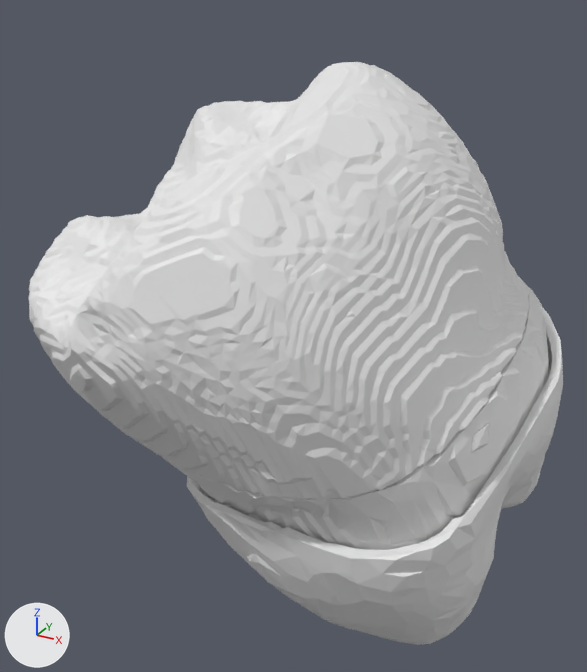
The glTF model public/models/teeth/tooth-38.glb as it was, and as the next commit left it.
Rendered twice from a 50 mm camera at (3.592, 0.706, 0.852) aimed at (2.659, 2.403, 0.004). Every picture has the same lights, and +X, +Y and +Z are marked at lower left. The first picture is the older version. Where no turn or scale is listed for an object, it has been applied to the vertices.

Before the edit, the objects in view are built like this:
```python
me_cementum_38 = bpy.data.meshes.new('cementum-38')
me_cementum_38.from_pydata(...)  # 3496 vertices, 7000 faces; spans x -0.454..0.454, y -0.628..0.628, z -0.576..0.576
me_enamel_38 = bpy.data.meshes.new('enamel-38')
me_enamel_38.from_pydata(...)  # 6002 vertices, 12000 faces; spans x -1.0..1.0, y -0.99..0.99, z -0.84..0.84
me_pdl_38 = bpy.data.meshes.new('pdl-38')
me_pdl_38.from_pydata(...)  # 2502 vertices, 5000 faces; spans x -0.444..0.444, y -0.616..0.616, z -0.53..0.53
ob_cementum_38 = bpy.data.objects.new('cementum-38', me_cementum_38)
ob_cementum_38.location = (2.839, 2.499, -0.322)
ob_enamel_38 = bpy.data.objects.new('enamel-38', me_enamel_38)
ob_enamel_38.location = (2.758, 2.213, 0.275)
ob_enamel_38.scale = (0.498, 0.498, 0.498)
ob_pdl_38 = bpy.data.objects.new('pdl-38', me_pdl_38)
ob_pdl_38.location = (2.881, 2.543, -0.4)
```
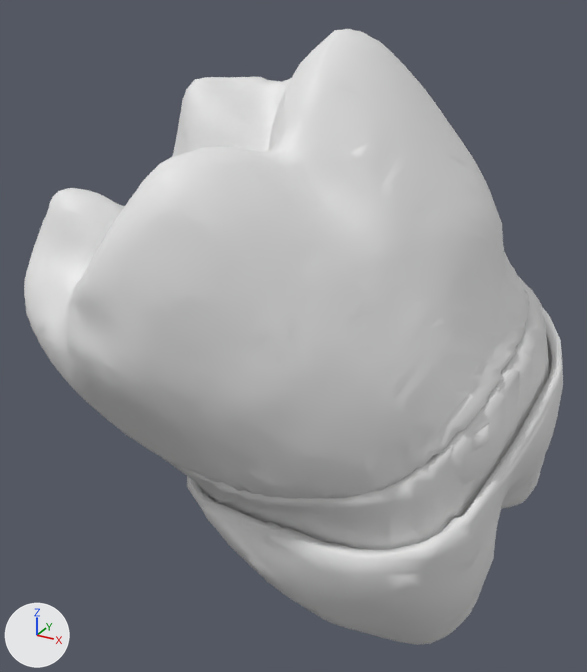
Where the newer file only moved an object's origin or applied its transform, the numbers keep the older frame.

Edits to the bpy script that builds the scene:
```text
Change me_enamel_38:
    used by ob_enamel_38; location = (2.758, 2.213, 0.275); scale = (0.498, 0.498, 0.498)
    remove me_enamel_38.from_pydata(...)  # 6002 vertices, 12000 faces; spans x -1.0..1.0, y -0.99..0.99, z -0.84..0.84
    add me_enamel_38.from_pydata(...)  # 6002 vertices, 12000 faces; spans x -0.99..0.99, y -1.0..1.0, z -0.91..0.91
    me_enamel_38 part 1: 6002 of 6002 vertices moved; they spanned x -1.0..1.0, y -0.99..0.99, z -0.84..0.84 and now span x -0.99..0.99, y -1.0..1.0, z -0.91..0.91; mean shift (-0.01, 0.0, -0.05)
Change me_cementum_38:
    where me_cementum_38.from_pydata(...)  # 3496 vertices, 7000 faces; spans x -0.454..0.454, y -0.628..0.628, z -0.576..0.576
    used by ob_cementum_38; location = (2.839, 2.499, -0.322)
    me_cementum_38 part 2: all faces are now shaded smooth (7000 of 7000 changed)
Change ob_enamel_38:
    ob_enamel_38.location: (2.758, 2.213, 0.275) -> (2.76, 2.208, 0.309)
    ob_enamel_38.scale: (0.498, 0.498, 0.498) -> (0.501, 0.501, 0.501)
```

Changed parts and their boxes (x1, y1, x2, y2) in the pictures (587 x 672 px):
'enamel-38', reshaped, moved, rescaled (8% taller)
    before: (28, 62, 529, 499)
    after: (24, 29, 529, 499)
part 2 of me_cementum_38, shading changed
    both: (170, 318, 549, 550)
